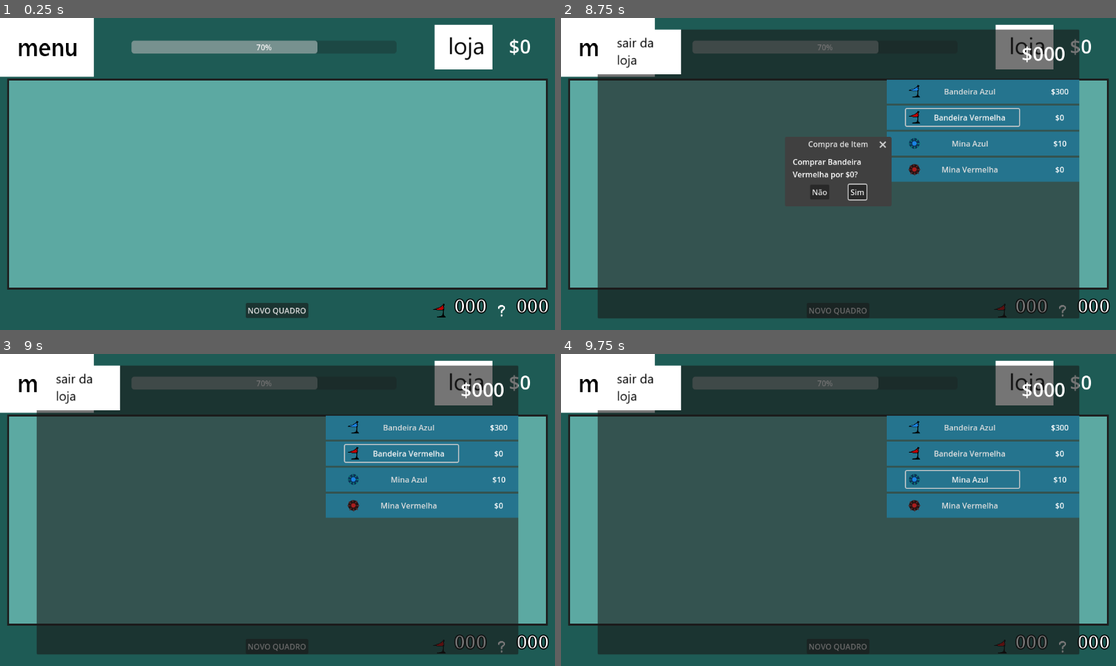
Above: before the commit, frames 1-4 (two rows, left to right).
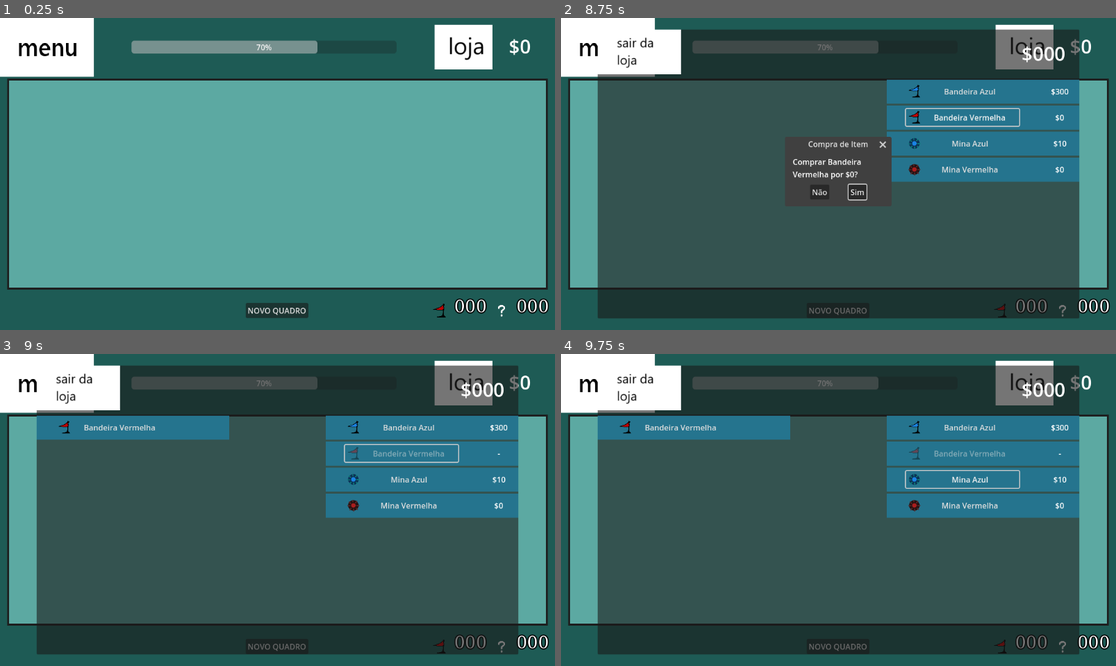
Above: after the commit, the same moments.

Repository: yuris2024/minesweeper
Game: Godot game, scene res://base_scripts/GameManager.tscn
Same seed, same stepped clock (60 frames per second), same inputs: the game is played once before the commit and once after it.
Inputs:
- Up to frame 1 (0.25 s): no input
- Up to frame 2 (8.75 s): click "$0" at 0.5 s; click "Bandeira Azul" at 1.25 s; click "Bandeira Vermelha" at 2 s; click "Mina Azul" at 2.75 s; click "Mina Vermelha" at 3.5 s; click "NOVO QUADRO" at 4.25 s; click "Não" at 5 s; click "$0" at 5.75 s; click "NOVO QUADRO" at 6.5 s; click "Bandeira Azul" at 7.25 s; click "Bandeira Vermelha" at 8 s
- Up to frame 3 (9 s): click "Sim" at 8.75 s
- Up to frame 4 (9.75 s): click "Mina Azul" at 9.5 s

Frames 1-2 are identical in both runs. In frame 3, 2.9% of the frame differs, in the area x 6-91%, y 19-34%; in frame 4, 2.9%.

Commit message:
Make items purchasable
Items are now added to inventory when purchased.

(Items not yet functional.)

Diff:
--- a/shop.gd
+++ b/shop.gd
@@ -36,13 +36,13 @@
 	if price > get_parent().coins:
 		print("not enough money")
 	else:
+		purchase_attempt = index
 		var confirm_window = load('res://inventory/confirm_purchase.tscn').instantiate()
 		add_child(confirm_window)
-		confirm_window.connect("confirmed()",_on_confirm_purchase_confirmed)
-		confirm_window.connect("canceled()",_on_confirm_purchase_canceled)
+		confirm_window.connect("confirmed",_on_confirm_purchase_confirmed)
+		confirm_window.connect("canceled",_on_confirm_purchase_canceled)
 		confirm_window._set_item(inv.items[index])
 		confirm_window.visible = true
-		purchase_attempt = index
 		# diminuir # de moedas -> GameManager
 		# adicionar o item aos disponíveis
 
@@ -50,6 +50,15 @@
 	item_bought.emit(inv.items[purchase_attempt])
 	$VBoxContainer/HBoxContainer/ScrollContainer/ShopItemList.get_child(purchase_attempt).find_child("Label").text = '-'
 	$VBoxContainer/HBoxContainer/ScrollContainer/ShopItemList.get_child(purchase_attempt).find_child("Button").disabled = true
+	_add_to_inventory(inv.items[purchase_attempt])
+
+func _add_to_inventory(item):
+	var inv_slot = invslot_scene.instantiate()
+	inv_slot.find_child("Label").text = ""
+	inv_slot.find_child("Button").text = item.name
+	inv_slot.find_child("Button").icon = item.texture
+	inv_slot.index = purchase_attempt
+	$VBoxContainer/HBoxContainer/InventoryContainer/InventoryList.add_child(inv_slot)
 
 func _on_confirm_purchase_canceled() -> void:
 	pass # Replace with function body.
